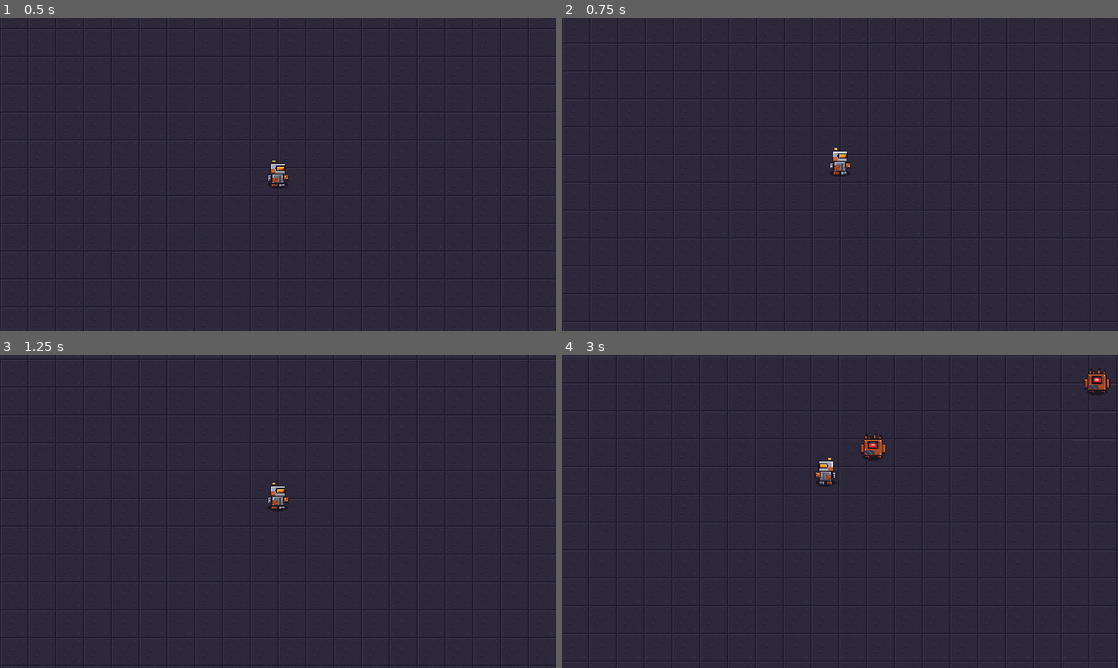
Above: before the commit, frames 1-4 (two rows, left to right).
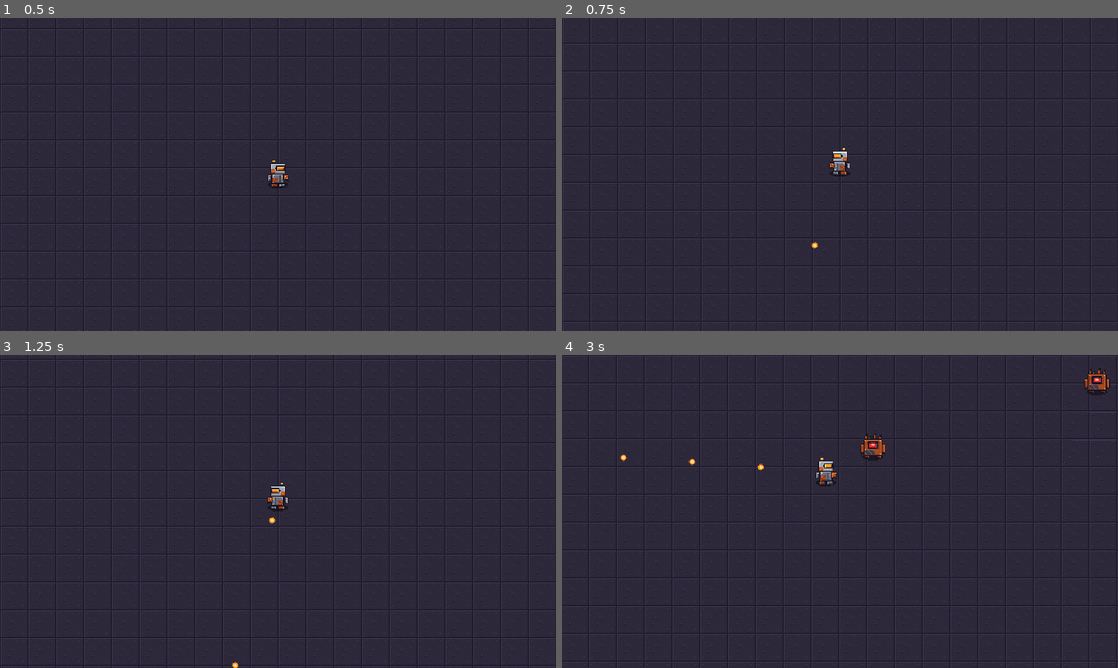
Above: after the commit, the same moments.

Repository: AGONIXX15/scrap-head
Game: Godot game, scene res://scenes/main.tscn
The game is run twice, just before and just after one commit, with the same random seed, the same clock (stepped at 60 frames per second) and the same inputs.
Inputs (mouse positions are in pixels of both pictures, inside the frame that each line leads up to):
- Up to frame 1 (0.5 s): no input
- Up to frame 2 (0.75 s): tap Enter at 0.5 s; move the mouse to (812, 237) at 0.52 s; press the mouse at (812, 237) at 0.53 s; hold W (move_up) from 0.53 s (still down)
- Up to frame 3 (1.25 s): keep holding W (move_up)
- Up to frame 4 (3 s): move the mouse to (1006, 558) at 1.27 s; release the mouse at (1006, 558) at 1.28 s; click (1006, 558) at 1.35 s; move the mouse to (673, 464) at 2.02 s; release W (move_up) at 2.03 s; press the mouse at (673, 464) at 2.03 s; hold A (move_left) from 2.03 s (still down); move the mouse to (867, 511) at 2.77 s; release the mouse at (867, 511) at 2.78 s; click (867, 511) at 2.85 s

Frame 1 is identical in both runs. In frame 2, 0.2% of the frame differs, in the area x 44-52%, y 41-74%; in frame 3, 0.2%; in frame 4, 0.2%, in the area x 10-50%, y 31-42%.

Commit message:
HU-03: disparo manual con el mouse, vida e invulnerabilidad

Diff:
--- a/scenes/player.tscn
+++ b/scenes/player.tscn
@@ -8,6 +8,8 @@
 radius = 8.0
 
 [node name="Player" type="CharacterBody2D" groups=["player"]]
+collision_layer = 2
+collision_mask = 1
 script = ExtResource("1")
 
 [node name="Shadow" type="Sprite2D" parent="."]
--- a/scripts/player.gd
+++ b/scripts/player.gd
@@ -1,19 +1,78 @@
 extends CharacterBody2D
 
+signal hp_changed(hp: int, max_hp: int)
+signal died
+
+const BULLET := preload("res://scenes/bullet.tscn")
+const RANGE := 220.0
+const INVULN_TIME := 0.6
+
 @export var speed := 150.0
+@export var max_hp := 5
+@export var fire_rate := 0.3
+## Pieza futura del taller: dispara sola al enemigo más cercano.
+@export var auto_aim := false
 
 @onready var sprite: Sprite2D = $Sprite
 
+var hp: int
 var _t := 0.0
+var _invuln := 0.0
+var _cooldown := 0.0
+
+func _ready() -> void:
+	hp = max_hp
+	hp_changed.emit(hp, max_hp)
 
 func _physics_process(delta: float) -> void:
 	var dir := Input.get_vector("move_left", "move_right", "move_up", "move_down")
 	velocity = dir * speed
 	move_and_slide()
-	if dir.x != 0.0:
-		sprite.flip_h = dir.x < 0.0
+	if auto_aim:
+		if dir.x != 0.0:
+			sprite.flip_h = dir.x < 0.0
+	else:
+		sprite.flip_h = get_global_mouse_position().x < global_position.x
+	_cooldown -= delta
+	if _cooldown <= 0.0 and (auto_aim or Input.is_action_pressed("shoot")):
+		var aim := _auto_target() if auto_aim else get_global_mouse_position()
+		if aim != Vector2.INF:
+			_shoot(global_position.direction_to(aim))
+			_cooldown = fire_rate
 	if dir != Vector2.ZERO:
 		_t += delta * 14.0
 		sprite.position.y = -absf(sin(_t)) * 2.0
 	else:
 		sprite.position.y = move_toward(sprite.position.y, 0.0, delta * 20.0)
+	if _invuln > 0.0:
+		_invuln -= delta
+		sprite.modulate.a = 0.35 if int(_invuln * 20.0) % 2 == 0 else 1.0
+		if _invuln <= 0.0:
+			sprite.modulate.a = 1.0
+
+func take_damage(n: int) -> void:
+	if hp == 0 or _invuln > 0.0:
+		return
+	hp = maxi(hp - n, 0)
+	hp_changed.emit(hp, max_hp)
+	if hp == 0:
+		died.emit()
+		get_tree().reload_current_scene()  # provisional: HU-04 mostrará la derrota
+		return
+	_invuln = INVULN_TIME
+
+func _auto_target() -> Vector2:
+	var best := RANGE
+	var target := Vector2.INF
+	for e in get_tree().get_nodes_in_group("enemies"):
+		var d := global_position.distance_to(e.global_position)
+		if d <= best:
+			best = d
+			target = e.global_position
+	return target
+
+func _shoot(direction: Vector2) -> void:
+	var b := BULLET.instantiate()
+	b.direction = direction
+	b.global_position = global_position
+	get_tree().current_scene.add_child(b)
